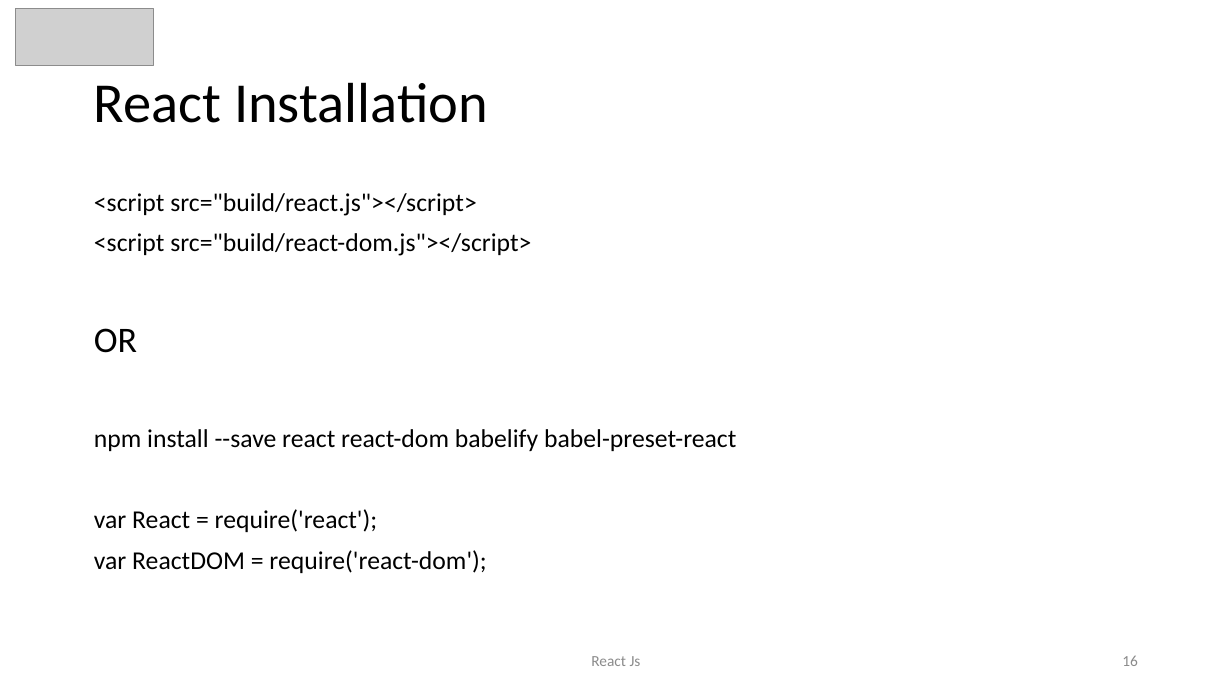
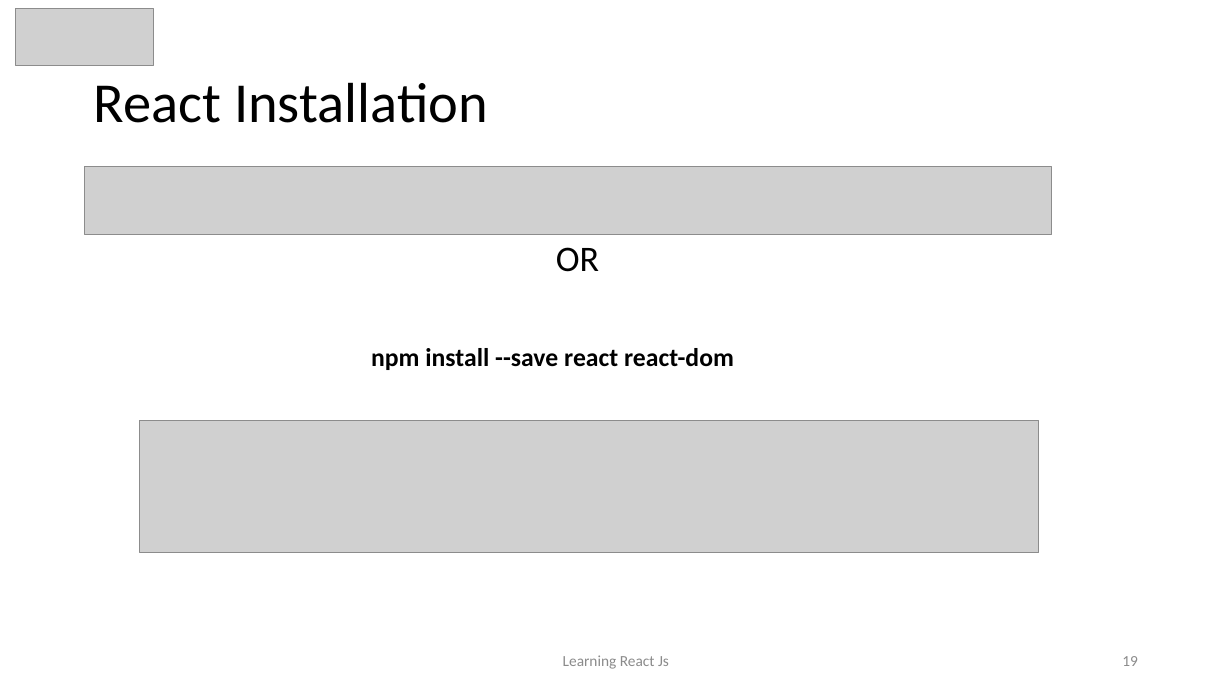
Before and after one commit to awahab29/samplealt, a slide deck: slide 19 of React.pptx (slide 16 before the commit). Drawn at 1232x693 pixels with LibreOffice and Linux fonts; fonts in the diff are those of the drawing; grey boxes stand for pictures. Boxes give left, top, right and bottom in pixels: in the first picture for what was removed or moved away, otherwise in the second. Text is boxed around its words. In the diff, an @@ line names an element or a change of style, - is before the commit and + after.

```diff
--- a/React.pptx
+++ b/React.pptx
@@ picture added at bbox=[85, 167, 1053, 235] @@
@@ text at bbox=[94, 193, 531, 256]: paragraphs removed @@
-<script src="build/react.js"></script>
-<script src="build/react-dom.js"></script>
@@ text at bbox=[371, 348, 734, 370]: text changed; bold on @@
-npm install --save react react-dom babelify babel-preset-react
-var React = require('react');
-var ReactDOM = require('react-dom');
+npm install --save react react-dom
@@ picture added at bbox=[140, 421, 1039, 554] @@
@@ text at bbox=[563, 655, 669, 669]: text changed @@
-React Js
+Learning React Js
@@ page number at bbox=[1122, 656, 1138, 666]: text changed @@
-16
+19
```
Also in this commit, not shown: 16 other slides changed, 6 slides added, 1 slide removed, 1 other file.
